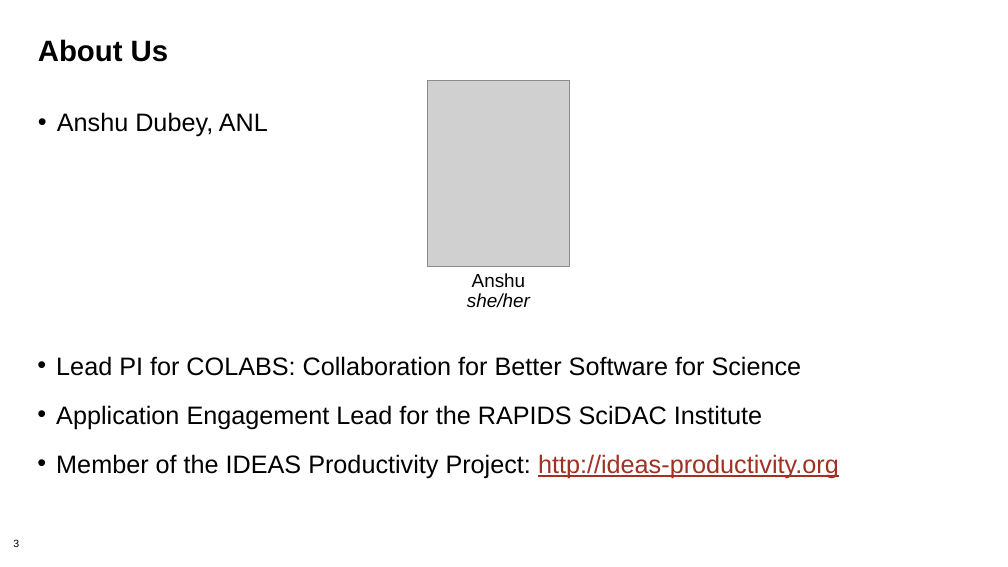
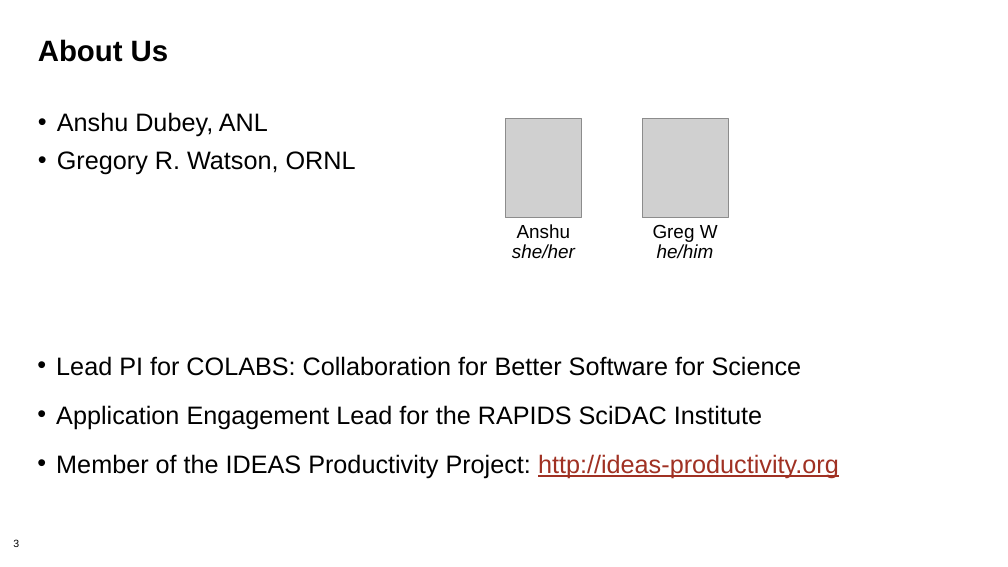
Before and after one commit to bssw-tutorial/presentations, a slide deck: slide 3 of intro-a.pptx. Drawn at 1008x567 pixels with LibreOffice and Linux fonts; fonts in the diff are those of the drawing; grey boxes stand for pictures. Boxes give left, top, right and bottom in pixels: in the first picture for what was removed or moved away, otherwise in the second. Text is boxed around its words. In the diff, an @@ line names an element or a change of style, - is before the commit and + after.

```diff
--- a/intro-a.pptx
+++ b/intro-a.pptx
@@ picture: place and size @@
-picture at bbox=[428, 80, 569, 266]
+picture at bbox=[505, 118, 581, 218]
@@ picture added at bbox=[642, 118, 728, 218] @@
@@ text at bbox=[57, 151, 356, 174]: paragraph added @@
+• Gregory R. Watson, ORNL
@@ text "Anshu": place and size @@
-text "Anshu" at bbox=[467, 273, 530, 308]
+text "Anshu" at bbox=[512, 224, 575, 259]
@@ text added at bbox=[653, 224, 718, 259], 18 pt, text #000000, italic @@
+Greg W
+he/him
```
Also in this commit, not shown: 4 other slides changed.
